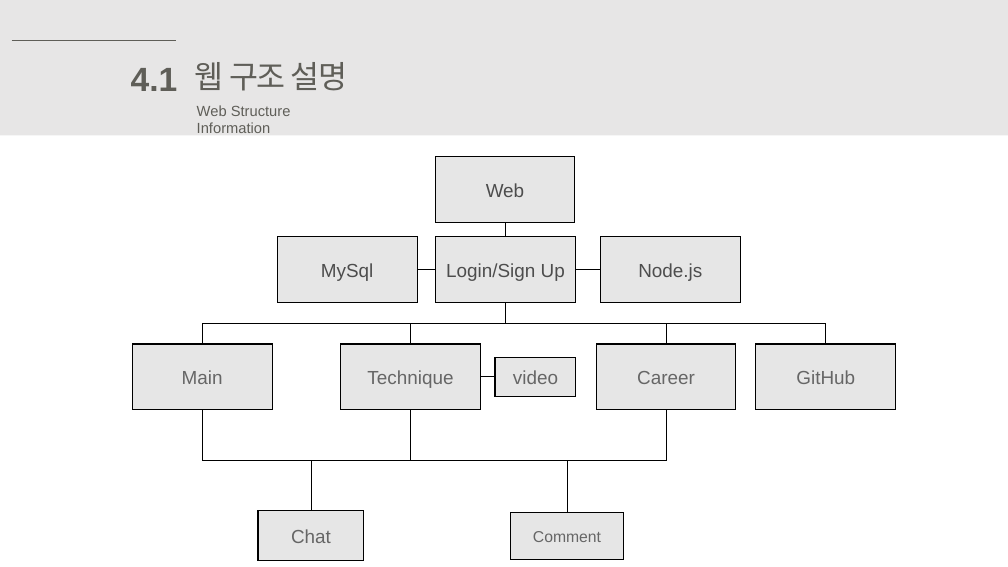
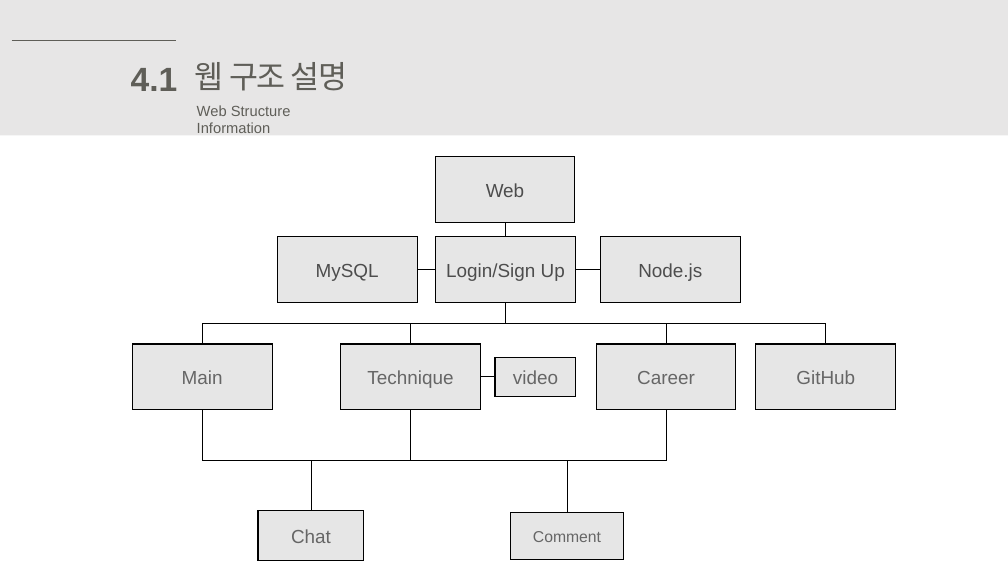
Before and after one commit to thlim008/Web_Project, a slide deck: slide 10 of selfportfolio-2018.pptx. Drawn at 1008x567 pixels with LibreOffice and Linux fonts; fonts in the diff are those of the drawing. Boxes give left, top, right and bottom in pixels: in the first picture for what was removed or moved away, otherwise in the second. Text is boxed around its words. In the diff, an @@ line names an element or a change of style, - is before the commit and + after.

```diff
--- a/selfportfolio-2018.pptx
+++ b/selfportfolio-2018.pptx
@@ text in rectangle at (316,264,379,281): text changed @@
-MySql
+MySQL
```
Also in this commit, not shown: 7 other slides changed, 14 slides removed.
